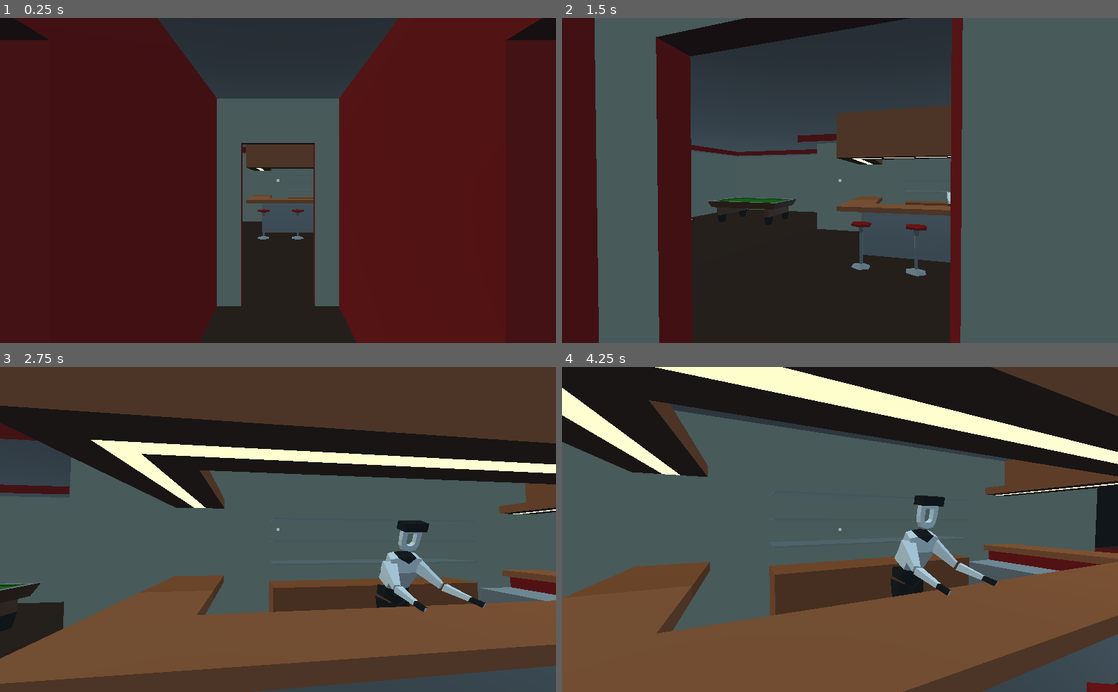
Above: before the commit, frames 1-4 (two rows, left to right).
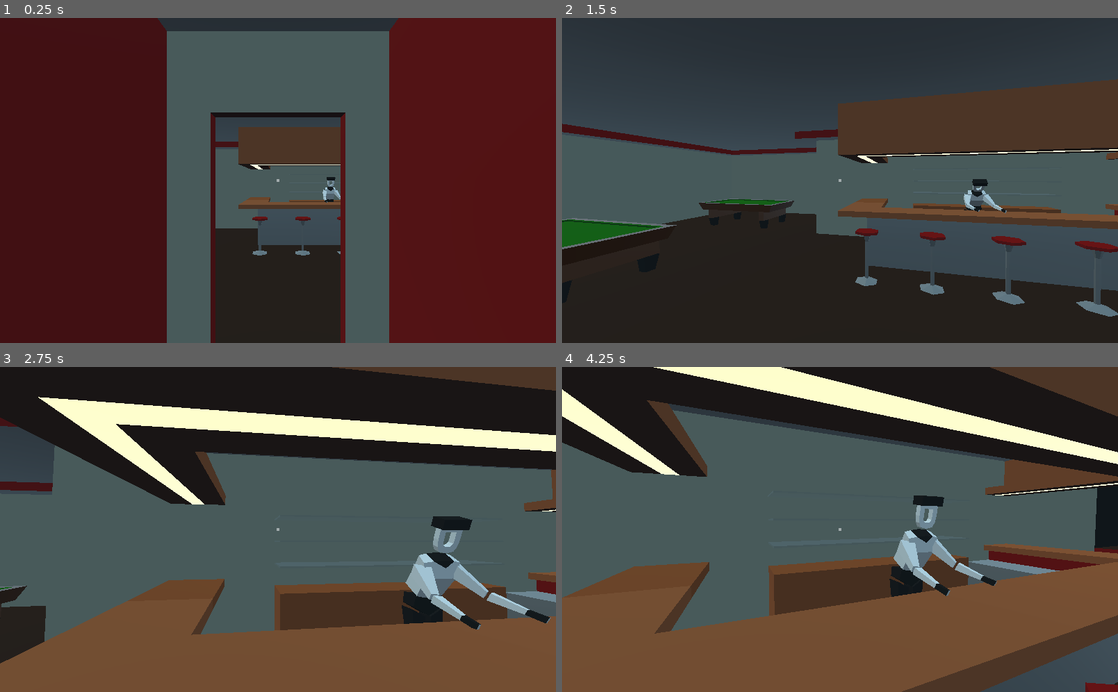
Above: after the commit, the same moments.

Repository: Eptwalabha/ld47
Game: Godot game, scene res://scenes/Game.tscn
Same seed, same stepped clock (60 frames per second), same inputs: the game is played once before the commit and once after it. Sound files missing from this copy of the repository are replaced by a short silence.
Inputs (mouse positions are in pixels of both pictures, inside the frame that each line leads up to):
- Up to frame 1 (0.25 s): no input
- Up to frame 2 (1.5 s): move the mouse to (867, 180) at 0.52 s; hold W (move_forward) from 0.53 s (still down); tap E (context_action) at 0.6, 1.35 s; move the mouse to (812, 180) at 1.27 s
- Up to frame 3 (2.75 s): keep holding W (move_forward); move the mouse to (289, 523) at 2.02 s; tap E (context_action) at 2.1 s
- Up to frame 4 (4.25 s): keep holding W (move_forward); move the mouse to (834, 536) at 2.77 s; tap E (context_action) at 2.85, 3.6 s; move the mouse to (878, 532) at 3.52 s

The runs differ from the first frame. In frame 1, 28% of the frame differs, in the area x 0-100%, y 0-100%; in frame 2, 47%; in frame 3, 44%; in frame 4, 1.1%.

Commit message:
fix missing audio bus effect

Diff:
--- a/autoload.gd
+++ b/autoload.gd
@@ -1,5 +1,13 @@
 extends Node
+
+enum LEVEL {
+	HOME,
+	BAR,
+	ROAD,
+	HOSPITAL
+}
 
 var first_time : bool = true
 var using_controller : bool = false
 var debug : bool = false
+var first_level : int = LEVEL.BAR
--- a/default_bus_layout.tres
+++ b/default_bus_layout.tres
@@ -6,6 +6,10 @@
 band_db/100_hz = -60.0
 band_db/320_hz = -60.0
 band_db/1000_hz = -60.0
+
+[sub_resource type="AudioEffectFilter" id=2]
+resource_name = "Filter"
+cutoff_hz = 750.0
 
 [resource]
 bus/1/name = "sound"
@@ -28,3 +32,5 @@
 bus/3/bypass_fx = false
 bus/3/volume_db = 0.0
 bus/3/send = "Master"
+bus/3/effect/0/effect = SubResource( 2 )
+bus/3/effect/0/enabled = true
--- a/scenes/Game.gd
+++ b/scenes/Game.gd
@@ -44,7 +44,7 @@
 	chapters[current_chapter].input(event)
 
 func reset_game() -> void:
-	current_chapter = 1
+	current_chapter = Data.first_level
 	chapters[current_chapter].start()
 
 func next_chapter() -> void:
--- a/scenes/chapters/ChapterBar.tscn
+++ b/scenes/chapters/ChapterBar.tscn
@@ -31,7 +31,7 @@
 script = ExtResource( 1 )
 
 [node name="Player" parent="." instance=ExtResource( 2 )]
-transform = Transform( 1, 0, 0, 0, 1, 0, 0, 0, 1, 0, 0, -0.693077 )
+transform = Transform( 1, 0, 0, 0, 1, 0, 0, 0, 1, 0, 0, -2.10678 )
 
 [node name="UI" parent="." instance=ExtResource( 4 )]
 visible = false
Binary file changed: assets/models/bar-v2/toilet.glb
Not shown: 1 places in default_bus_layout.tres that only renumber resources
